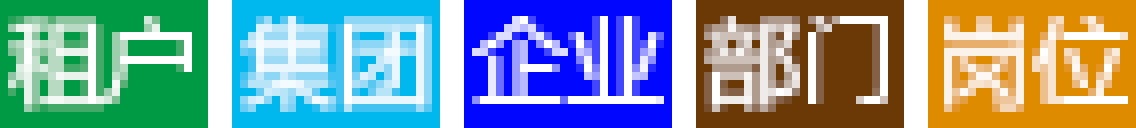
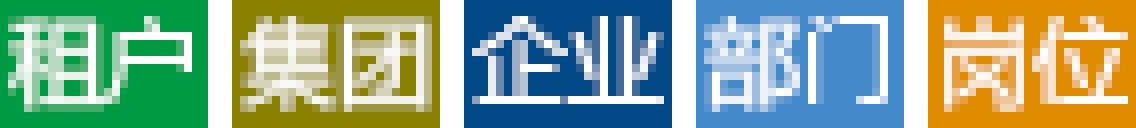
Layers edited between the first and the second 1136px x 128px image:
painted on "部门" (2nd of 2) over [696, 0, 904, 128]
painted on "企业" (2nd of 2) over [464, 0, 672, 128]
painted on "集团" (2nd of 2) over [232, 0, 440, 128]
